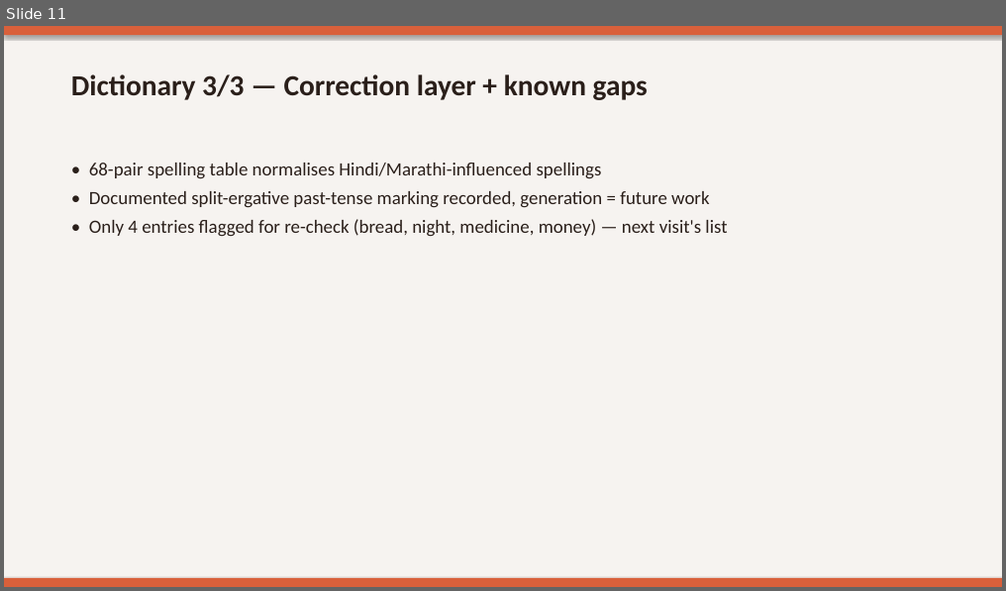
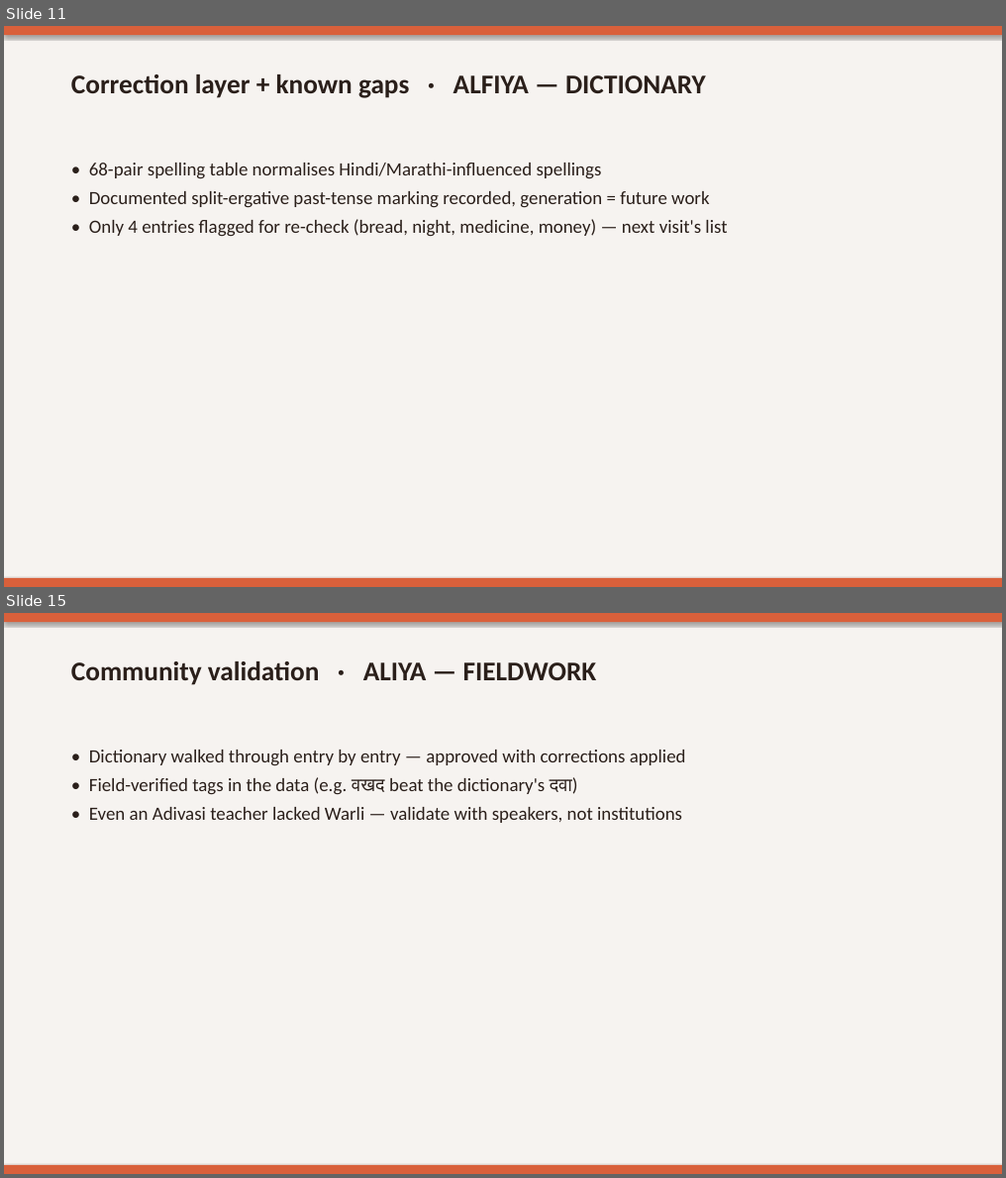
Before and after one commit to sumaiyaaa08/WARLI_TRANSLATOR, a slide deck: report/Warli_Vaani_Presentation.pptx. Shown one above the other, each under a label of ours: slide 11 before the commit, slides 11 and 15 after it; the slides between them are not shown. The pictures are 1006x591 and 1006x1178 pixels, drawn with LibreOffice and Linux fonts; fonts in the diff are those of the drawing. Boxes give left, top, right and bottom in pixels: in the first picture for what was removed or moved away, otherwise in the second. Text is boxed around its words. In the diff, an @@ line names an element or a change of style, - is before the commit and + after.

```diff
--- a/report/Warli_Vaani_Presentation.pptx
+++ b/report/Warli_Vaani_Presentation.pptx
@@ slide 15 added at <box>4,613,1002,1174</box>, background #F6F3F0 @@
@@ rectangle added at <box>4,613,1002,622</box>, fill #D9603B @@
@@ text added at <box>71,662,597,685</box>, 26 pt, text #2A1F1A, bold @@
+Community validation · ALIYA — FIELDWORK
@@ text added at <box>89,750,686,823</box>, 18 pt, text #2A1F1A @@
+• Dictionary walked through entry by entry — approved with corrections applied
+• Field-verified tags in the data (e.g. वखद beat the dictionary's दवा)
+• Even an Adivasi teacher lacked Warli — validate with speakers, not institutions
@@ rectangle added at <box>4,1165,1002,1174</box>, fill #D9603B @@
@@ slide 11 changed as well @@
@@ text at <box>71,75,706,98</box>: text changed; size 28 to 26 pt @@
-Dictionary 3/3 — Correction layer + known gaps
+Correction layer + known gaps · ALFIYA — DICTIONARY
```
Also in this commit, not shown: 13 other slides changed, 1 other slide added, 2 slides removed.
